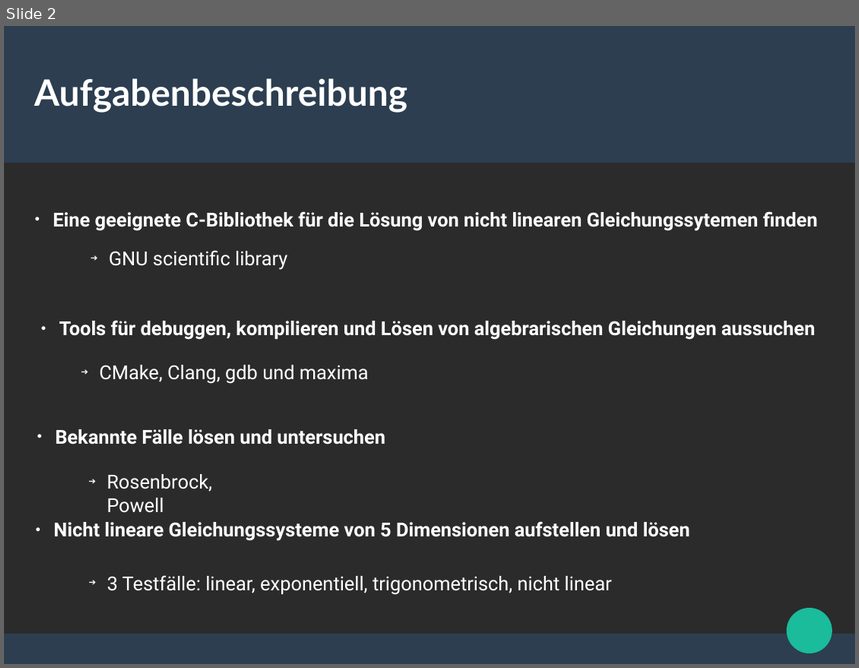
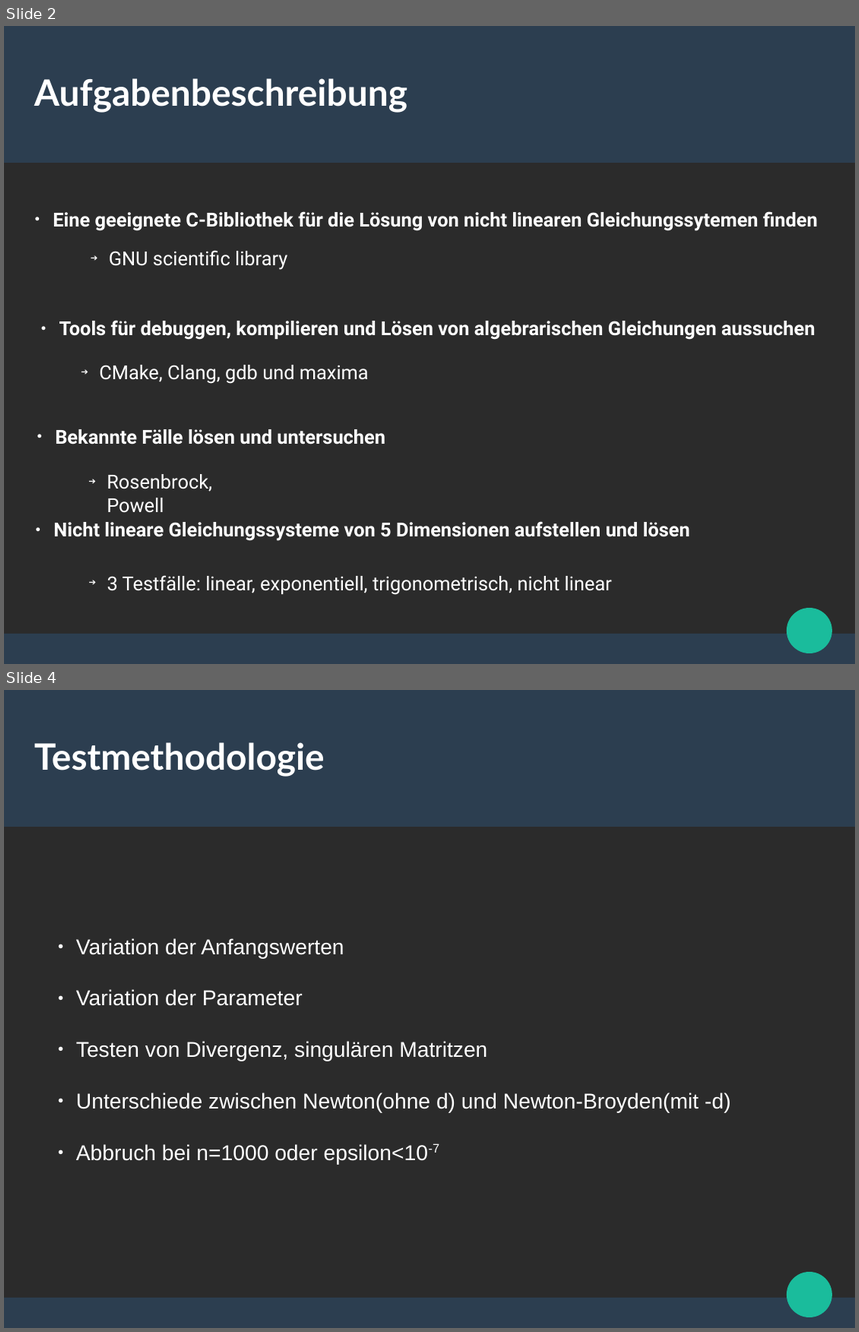
Before and after one commit to braineniac/multidim_root_find, a slide deck: pres/presentation.odp. Shown one above the other, each under a label of ours: slide 2 before the commit, slides 2 and 4 after it; the slides between them are not shown. The pictures are 859x668 and 859x1332 pixels, drawn with LibreOffice and Linux fonts; fonts in the diff are those of the drawing; background and template pictures are left out; a plain dark background stands for a picture behind light text. Boxes give left, top, right and bottom in pixels: in the first picture for what was removed or moved away, otherwise in the second. Text is boxed around its words. In the diff, an @@ line names an element or a change of style, - is before the commit and + after.

```diff
--- a/pres/presentation.odp
+++ b/pres/presentation.odp
@@ slide 4 added at [4, 690, 855, 1328], background picture (left out); not listed: 3 template elements that a slide beside it also shows @@
@@ title added at [34, 742, 325, 777], 33.9 pt, text #FFFFFF, bold @@
+Testmethodologie
@@ text added at [76, 939, 731, 1165], 20 pt, text #FFFFFF @@
+● Variation der Anfangswerten
+● Variation der Parameter
+● Testen von Divergenz, singulären Matritzen
+● Unterschiede zwischen Newton(ohne d) und Newton-Broyden(mit -d)
+● Abbruch bei n=1000 oder epsilon<10-7
```
Also in this commit, not shown: 1 slide changed, 5 other slides added.
